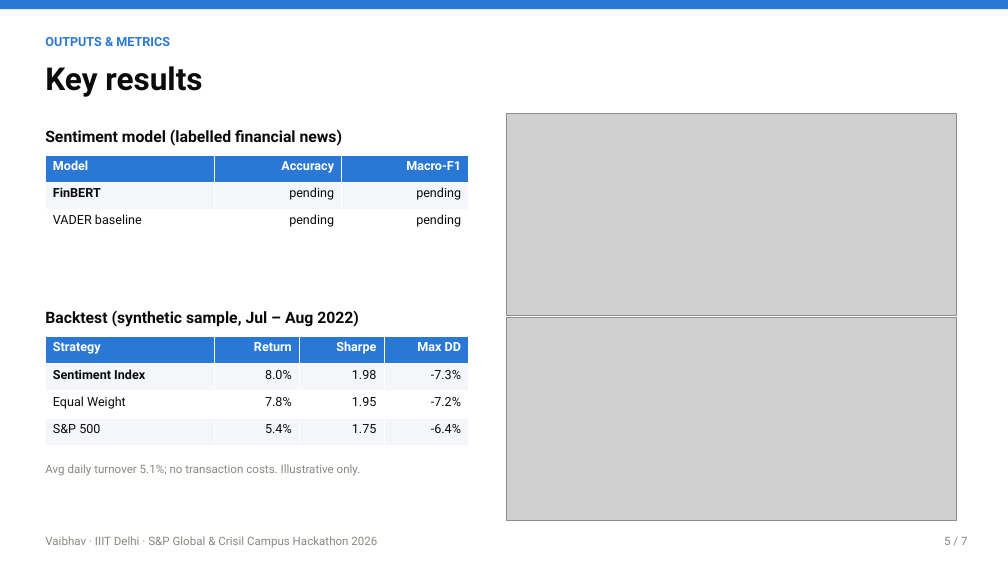
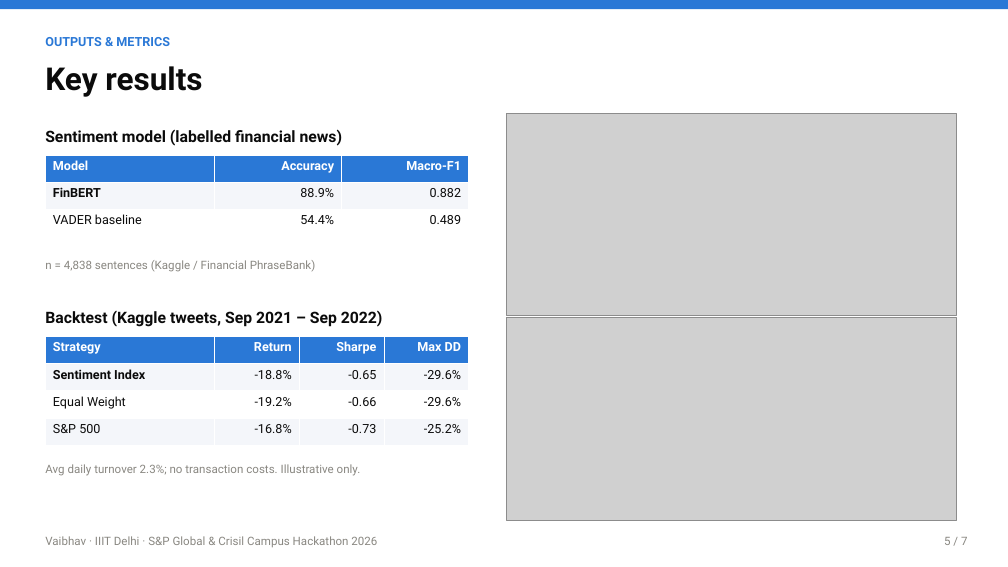
Before and after one commit to vaibhavsw27/IIIT-D-Vaibhav-hackathon, a slide deck: slide 5 of docs/presentation.pptx. Drawn at 1008x567 pixels with LibreOffice and Linux fonts; fonts in the diff are those of the drawing; grey boxes stand for pictures. Boxes give left, top, right and bottom in pixels: in the first picture for what was removed or moved away, otherwise in the second. Text is boxed around its words. In the diff, an @@ line names an element or a change of style, - is before the commit and + after.

```diff
--- a/docs/presentation.pptx
+++ b/docs/presentation.pptx
@@ table at (x1=45, y1=155, x2=469, y2=237) @@
-row 2, column 2: pending
+row 2, column 2: 88.9%
-row 2, column 3: pending
+row 2, column 3: 0.882
-row 3, column 2: pending
+row 3, column 2: 54.4%
-row 3, column 3: pending
+row 3, column 3: 0.489
@@ text at (x1=45, y1=260, x2=316, y2=272): text changed; size 15 to 11 pt; text colour #0B0B0B to #898781; bold off @@
-Backtest (synthetic sample, Jul – Aug 2022)
+n = 4,838 sentences (Kaggle / Financial PhraseBank)
@@ text added at (x1=45, y1=310, x2=383, y2=327), 15 pt, text #0B0B0B, bold @@
+Backtest (Kaggle tweets, Sep 2021 – Sep 2022)
@@ table at (x1=45, y1=337, x2=469, y2=445) @@
-row 2: Sentiment Index | 8.0% | 1.98 | -7.3%
+row 2: Sentiment Index | -18.8% | -0.65 | -29.6%
-row 3: Equal Weight | 7.8% | 1.95 | -7.2%
+row 3: Equal Weight | -19.2% | -0.66 | -29.6%
-row 4: S&P 500 | 5.4% | 1.75 | -6.4%
+row 4: S&P 500 | -16.8% | -0.73 | -25.2%
@@ text at (x1=45, y1=464, x2=361, y2=476): text changed @@
-Avg daily turnover 5.1%; no transaction costs. Illustrative only.
+Avg daily turnover 2.3%; no transaction costs. Illustrative only.
```
Also in this commit, not shown: 25 other files.
